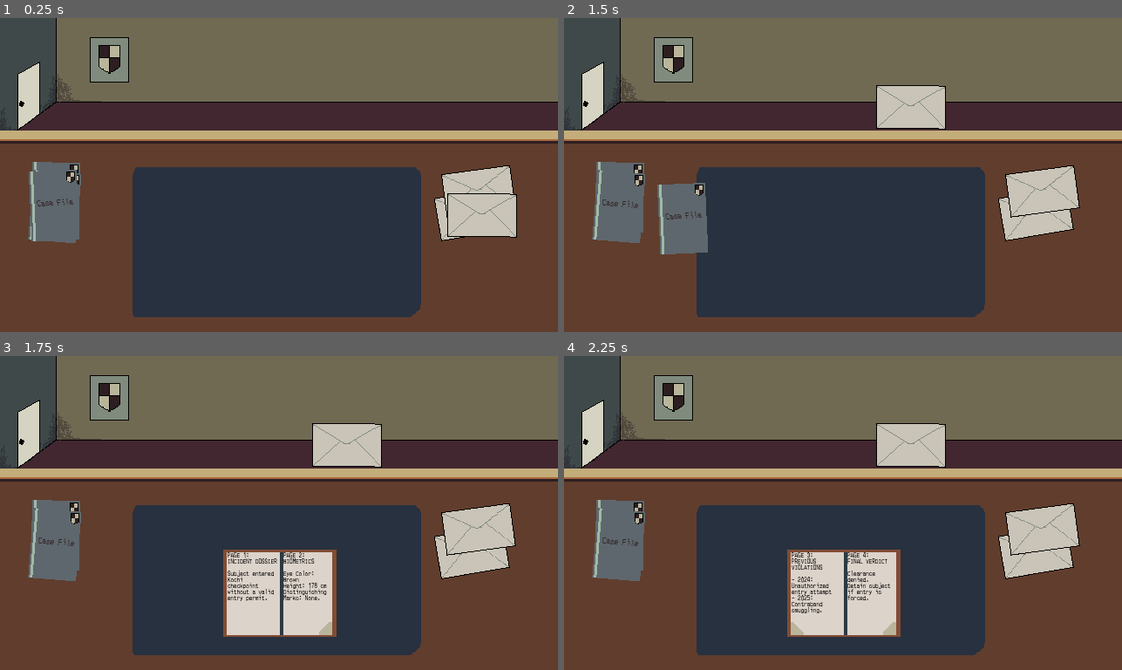
Above: before the commit, frames 1-4 (two rows, left to right).
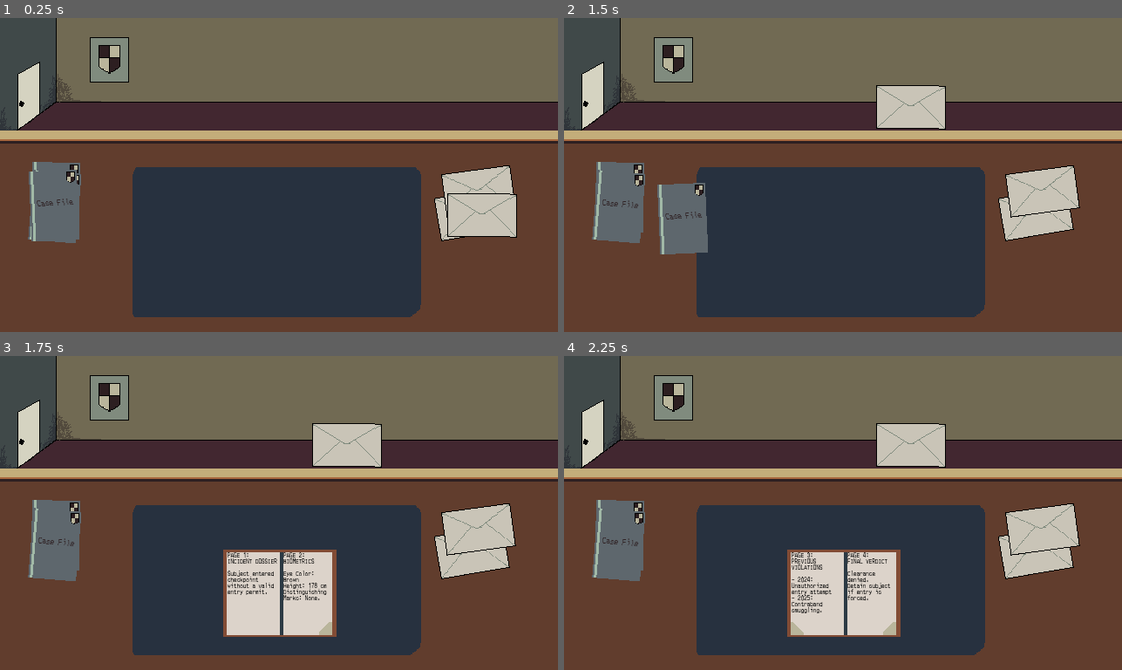
Above: after the commit, the same moments.

Repository: nanda-gopal-sb/sentenced
Game: Godot game, scene res://scenes/ChamberScene.tscn
Two runs of this game, one before a commit and one after it. Both use one fixed random seed, a clock stepped at 60 frames per second and the inputs below. This scene is started directly instead of the project's main scene.
Inputs (mouse positions are in pixels of both pictures, inside the frame that each line leads up to):
- Up to frame 1 (0.25 s): no input
- Up to frame 2 (1.5 s): tap Enter at 0.5 s; drag from (1032, 215) to (898, 105) at 0.52 s; tap Space at 1.25 s; drag from (619, 196) to (815, 237) at 1.27 s
- Up to frame 3 (1.75 s): no input
- Up to frame 4 (2.25 s): click (887, 629) at 2 s

Frames 1-2 are identical in both runs. In frame 3, 0.2% of the frame differs, in the area x 40-50%, y 70-79%; in frame 4, nothing differs.

Commit message:
feat : updates

Diff:
--- a/scenes/components/envelope_item.tscn
+++ b/scenes/components/envelope_item.tscn
@@ -28,3 +28,4 @@
 mouse_filter = 2
 theme_override_colors/default_color = Color(0, 0, 0, 1)
 theme_override_fonts/normal_font = ExtResource("3_erwbc")
+theme_override_font_sizes/normal_font_size = 12
--- a/scripts/game/cases_dragging.gd
+++ b/scripts/game/cases_dragging.gd
@@ -16,7 +16,7 @@
 @onready var courtSummon: Button = $ChoiceOverlay/CourtSummon
 
 var folder_pages: Array[String] = [
-	"PAGE 1:\nINCIDENT DOSSIER\n\nSubject entered Kochi checkpoint without a valid entry permit.",
+	"PAGE 1:\nINCIDENT DOSSIER\n\nSubject entered checkpoint without a valid entry permit.",
 	"PAGE 2:\nBIOMETRICS\n\nEye Color: Brown\nHeight: 178 cm\nDistinguishing Marks: None.",
 	"PAGE 3:\nPREVIOUS VIOLATIONS\n\n- 2024: Unauthorized entry attempt\n- 2025: Contraband smuggling.",
 	"PAGE 4:\nFINAL VERDICT\n\nClearance denied.\nDetain subject if entry is forced.",
@@ -29,7 +29,7 @@
 var is_dragging: bool = false
 var drag_offset: Vector2 = Vector2.ZERO
 
-var letter_content: String = "You Murdered My Family"
+var letter_content: String = "Dear Judge \n Thanks for helping me what case, evidence was really flimsy. \n I will make sure you get a promotion \n Sincerely, \n Procecutor"
 
 func _ready() -> void:
 	page_turn_btn.pressed.connect(_on_page_turn_pressed)
--- a/scripts/game/envelop_dragging.gd
+++ b/scripts/game/envelop_dragging.gd
@@ -13,7 +13,7 @@
 var drag_offset: Vector2 = Vector2.ZERO
 
 # Simple data string for the letter's contents
-var letter_content: String = "You Murdered My Family"
+var letter_content: String = "Dear Judge \n Thanks for helping me what case, evidence was really flimsy. \n I will make sure you get a promotion \n Sincerely, \n Procecutor"
 
 func _ready() -> void:
 	gui_input.connect(_on_gui_input)
